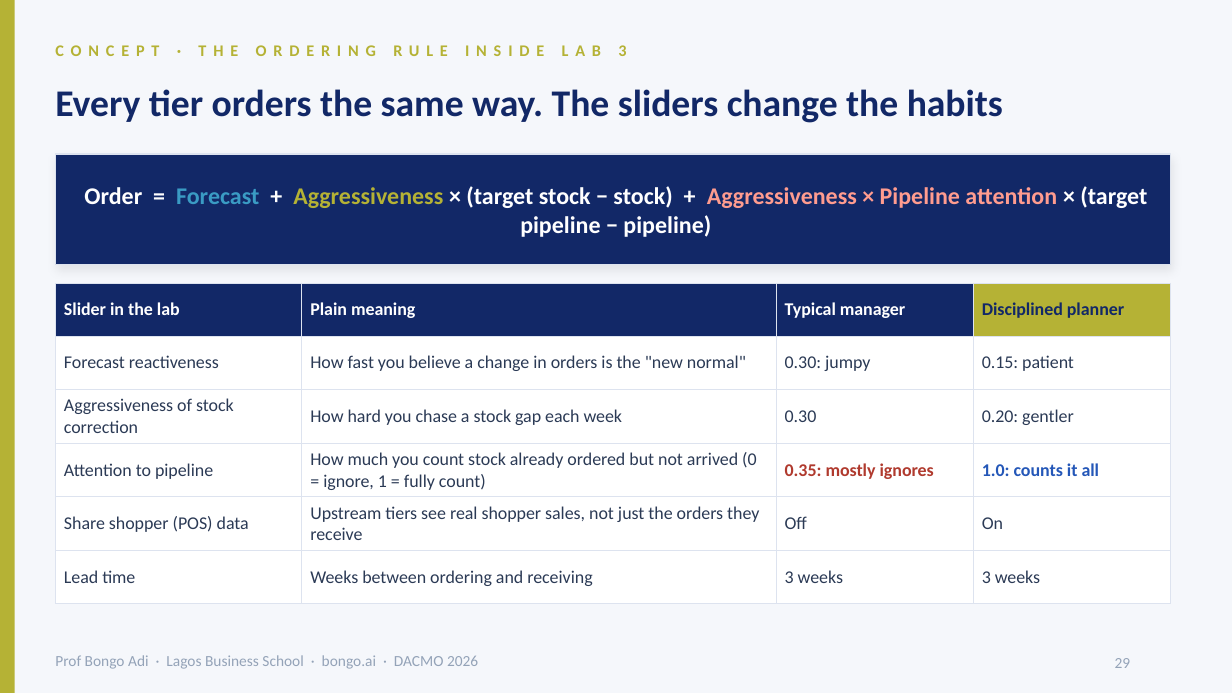
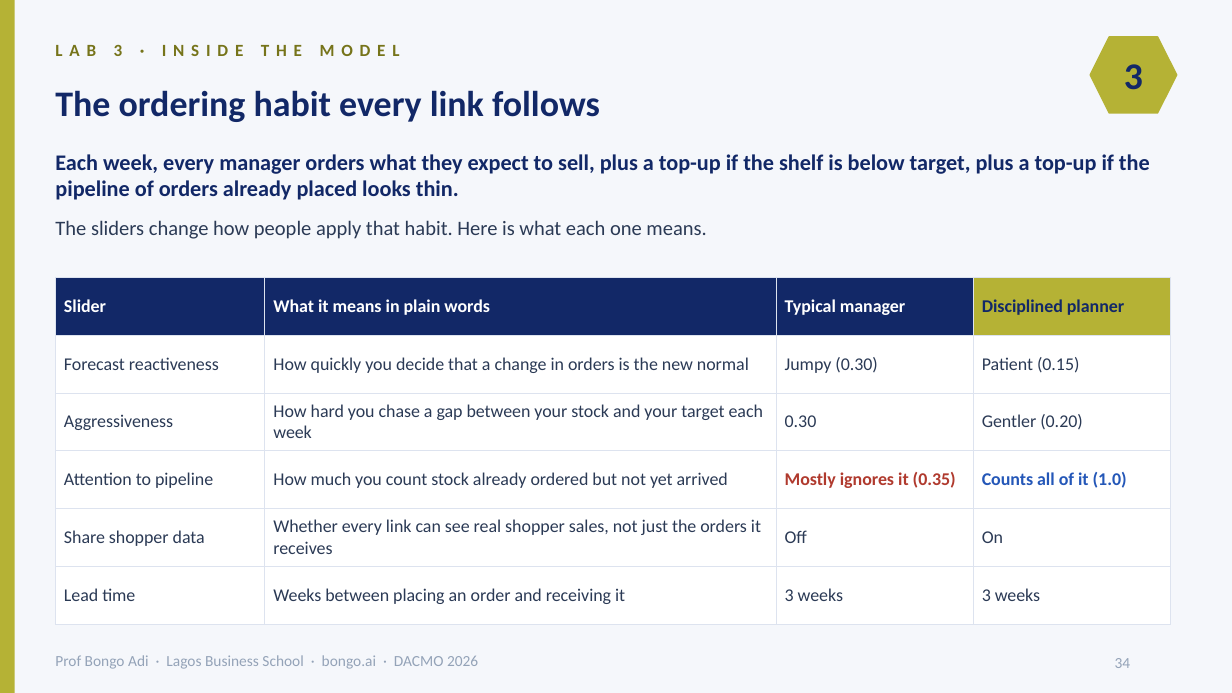
Before and after one commit to adibongo/dacmo-operations-analytics, a slide deck: slide 34 of downloads/DACMO-Analytics-for-Operations.pptx (slide 29 before the commit). Drawn at 1232x693 pixels with LibreOffice and Linux fonts; fonts in the diff are those of the drawing; background and template pictures are left out. Boxes give left, top, right and bottom in pixels: in the first picture for what was removed or moved away, otherwise in the second. Text is boxed around its words. In the diff, an @@ line names an element or a change of style, - is before the commit and + after.

```diff
--- a/downloads/DACMO-Analytics-for-Operations.pptx
+++ b/downloads/DACMO-Analytics-for-Operations.pptx
@@ text at box(55, 44, 400, 56): text changed; size 9.5 to 10 pt; text colour #B5B235 to #76741A @@
-CONCEPT · THE ORDERING RULE INSIDE LAB 3
+LAB 3 · INSIDE THE MODEL
@@ hexagon added at box(1090, 37, 1177, 113), fill #B5B235, outline #B5B235 1 pt @@
@@ text added at box(1124, 64, 1143, 90), 22 pt, text #122867, bold @@
+3
@@ text at box(55, 90, 600, 122): text changed; size 22 to 21 pt @@
-Every tier orders the same way. The sliders change the habits
+The ordering habit every link follows
@@ rectangle removed at box(55, 154, 1170, 265) @@
@@ text added at box(55, 154, 1150, 239), 13 pt, text #122867, bold @@
+Each week, every manager orders what they expect to sell, plus a top-up if the shelf is below target, plus a top-up if the pipeline of orders already placed looks thin.
+The sliders change how people apply that habit. Here is what each one means.
@@ text removed at box(84, 186, 1147, 237) @@
-Order = Forecast + Aggressiveness × (target stock − stock) + Aggressiveness × Pipeline attention × (target pipeline − pipeline)
@@ table at box(55, 277, 1170, 608) @@
-row 1, column 1: Slider in the lab
+row 1, column 1: Slider
-row 1, column 2: Plain meaning
+row 1, column 2: What it means in plain words
-row 2: Forecast reactiveness | How fast you believe a change in orders is the "new normal" | 0.30: jumpy | 0.15: patient
+row 2: Forecast reactiveness | How quickly you decide that a change in orders is the new normal | Jumpy (0.30) | Patient (0.15)
-row 3: Aggressiveness of stock correction | How hard you chase a stock gap each week | 0.30 | 0.20: gentler
+row 3: Aggressiveness | How hard you chase a gap between your stock and your target each week | 0.30 | Gentler (0.20)
-row 4: Attention to pipeline | How much you count stock already ordered but not arrived (0 = ignore, 1 = fully count) | 0.35: mostly ignores | 1.0: counts it all
+row 4: Attention to pipeline | How much you count stock already ordered but not yet arrived | Mostly ignores it (0.35) | Counts all of it (1.0)
-row 5, column 1: Share shopper (POS) data
+row 5, column 1: Share shopper data
-row 5, column 2: Upstream tiers see real shopper sales, not just the orders they receive
+row 5, column 2: Whether every link can see real shopper sales, not just the orders it receives
-row 6, column 2: Weeks between ordering and receiving
+row 6, column 2: Weeks between placing an order and receiving it
@@ table: place and size @@
-table at box(55, 283, 1170, 590)
+table at box(55, 277, 1170, 608)
@@ page number at box(1115, 658, 1131, 668): text changed @@
-29
+34
```
Also in this commit, not shown: 14 other slides changed, 19 slides added, 11 slides removed, 5 other files.
